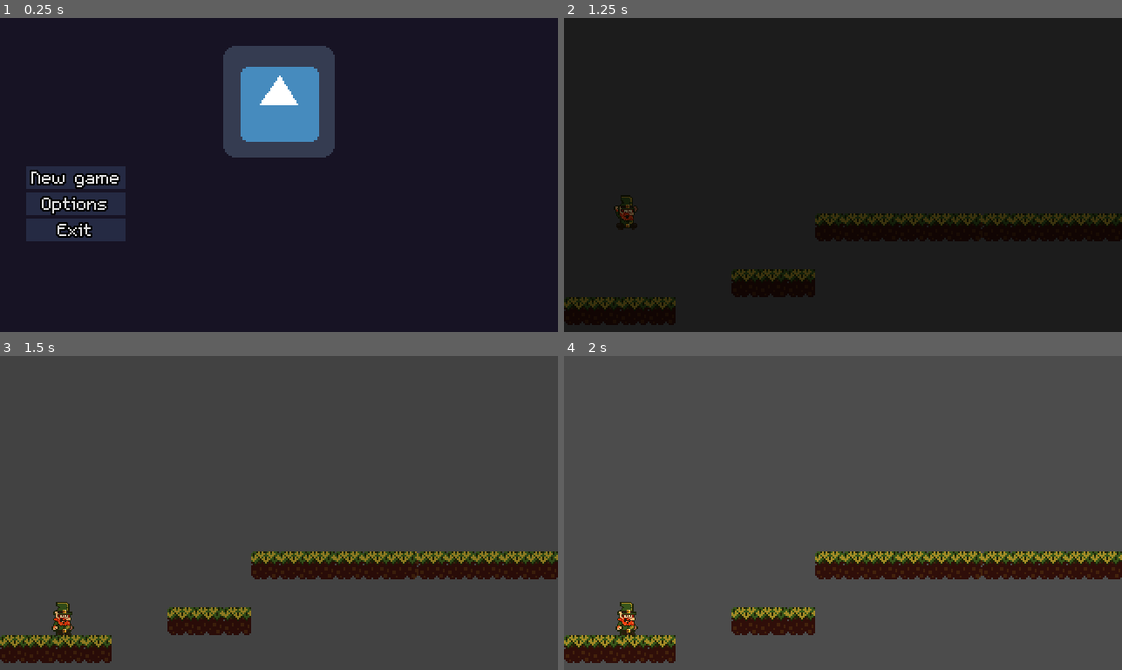
Above: before the commit, frames 1-4 (two rows, left to right).
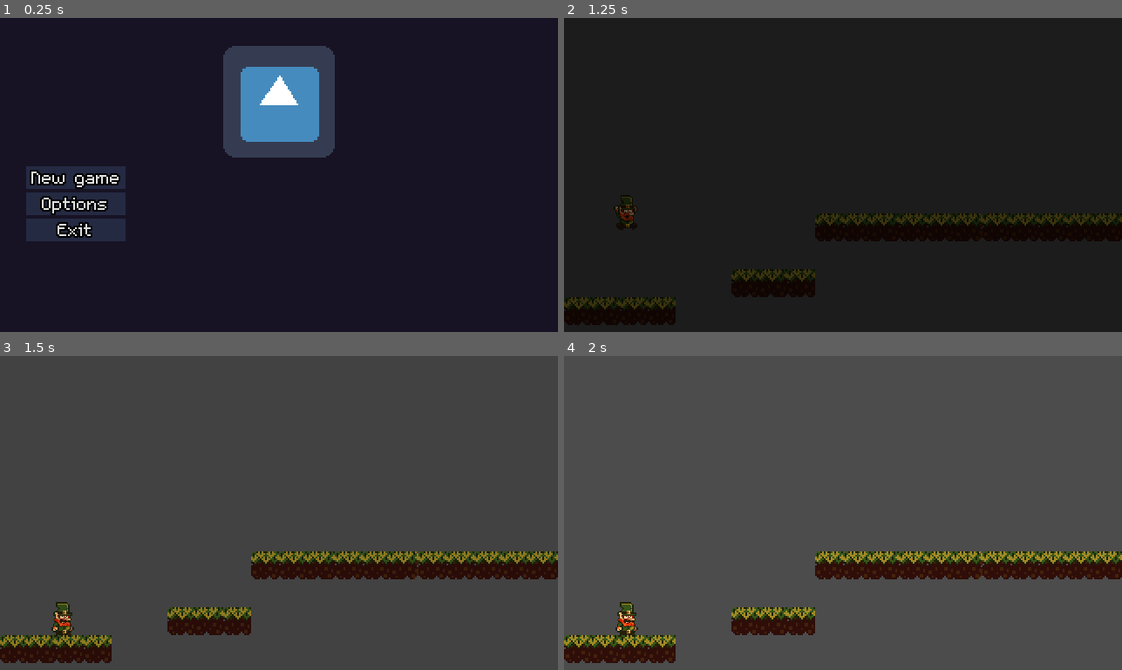
Above: after the commit, the same moments.

Repository: blabtonic/Tipperary-Climber
Game: Godot game, scene res://Game/Game.tscn
The game is run twice, just before and just after one commit, with the same random seed, the same clock (stepped at 60 frames per second) and the same inputs. The engine's default icon, where the game draws it, is replaced by a stand-in: a white triangle on a blue panel in a dark square.
Inputs:
- Up to frame 1 (0.25 s): no input
- Up to frame 2 (1.25 s): click "New game" at 0.5 s
- Up to frame 3 (1.5 s): tap Enter at 1.25 s; hold D (Right) from 1.28 s (still down); tap Space (Jump) at 1.35 s
- Up to frame 4 (2 s): keep holding D (Right); tap Space (Jump) at 1.52, 1.82 s

Frames 1-2 are identical in both runs. In frame 3, 0.1% of the frame differs, in the area x 9-14%, y 78-90%; in frame 4, 0.1%.

Commit message:
removing

Diff:
--- a/Levels/LevelScene.tscn
+++ b/Levels/LevelScene.tscn
@@ -11,14 +11,14 @@
 
 [sub_resource type="SpriteFrames" id=1]
 animations = [ {
+"frames": [ ExtResource( 6 ) ],
+"loop": true,
+"name": "Fall",
+"speed": 5.0
+}, {
 "frames": [ ExtResource( 9 ), ExtResource( 7 ), ExtResource( 9 ), ExtResource( 5 ) ],
 "loop": true,
 "name": "Run",
-"speed": 5.0
-}, {
-"frames": [ ExtResource( 4 ) ],
-"loop": true,
-"name": "Jump",
 "speed": 5.0
 }, {
 "frames": [ ExtResource( 1 ) ],
@@ -26,14 +26,15 @@
 "name": "Idle",
 "speed": 5.0
 }, {
-"frames": [ ExtResource( 6 ) ],
+"frames": [ ExtResource( 4 ) ],
 "loop": true,
-"name": "Fall",
+"name": "Jump",
 "speed": 5.0
 } ]
 
-[sub_resource type="RectangleShape2D" id=2]
-extents = Vector2( 4.29094, 9.66647 )
+[sub_resource type="CapsuleShape2D" id=2]
+radius = 3.90322
+height = 10.6638
 
 [node name="World" type="Node"]
 
--- a/Levels/TestScene.tscn
+++ /dev/null
@@ -1,36 +0,0 @@
-[gd_scene load_steps=5 format=2]
-
-[ext_resource path="res://Levels/Level.gd" type="Script" id=1]
-[ext_resource path="res://Assets/Fonts/m5x7_64.tres" type="DynamicFont" id=2]
-[ext_resource path="res://icon.png" type="Texture" id=3]
-[ext_resource path="res://Levels/playere.gd" type="Script" id=4]
-
-[node name="Level" type="Node2D"]
-script = ExtResource( 1 )
-Next_Scene = "res://TitleScreen/MainMenu.tscn"
-
-[node name="CanvasLayer" type="CanvasLayer" parent="."]
-
-[node name="ColorRect" type="ColorRect" parent="CanvasLayer"]
-anchor_right = 1.0
-anchor_bottom = 1.0
-color = Color( 0.662745, 1, 0.537255, 1 )
-
-[node name="Button" type="Button" parent="CanvasLayer"]
-anchor_left = 0.5
-anchor_top = 0.5
-anchor_right = 0.5
-anchor_bottom = 0.5
-margin_left = -95.2949
-margin_top = -48.678
-margin_right = 80.7051
-margin_bottom = 8.32202
-custom_fonts/font = ExtResource( 2 )
-text = "GO BACK"
-
-[node name="Sprite" type="Sprite" parent="CanvasLayer"]
-position = Vector2( 156.129, 131.574 )
-scale = Vector2( 0.5, 0.5 )
-texture = ExtResource( 3 )
-script = ExtResource( 4 )
-[connection signal="pressed" from="CanvasLayer/Button" to="." method="_on_Button_pressed"]
--- a/Levels/playere.gd
+++ /dev/null
@@ -1,9 +0,0 @@
-extends Sprite
-
-var speed = 2 * 60
-
-func _process(delta):
-	var dir = Vector2.ZERO
-	dir.x = Input.get_action_strength("Right") - Input.get_action_strength("Left")
-	dir.y = Input.get_action_strength("Down") - Input.get_action_strength("Up")
-	translate(dir * speed * delta)
Binary file removed: Assets/TileMap/Shrooms_Animation.png
